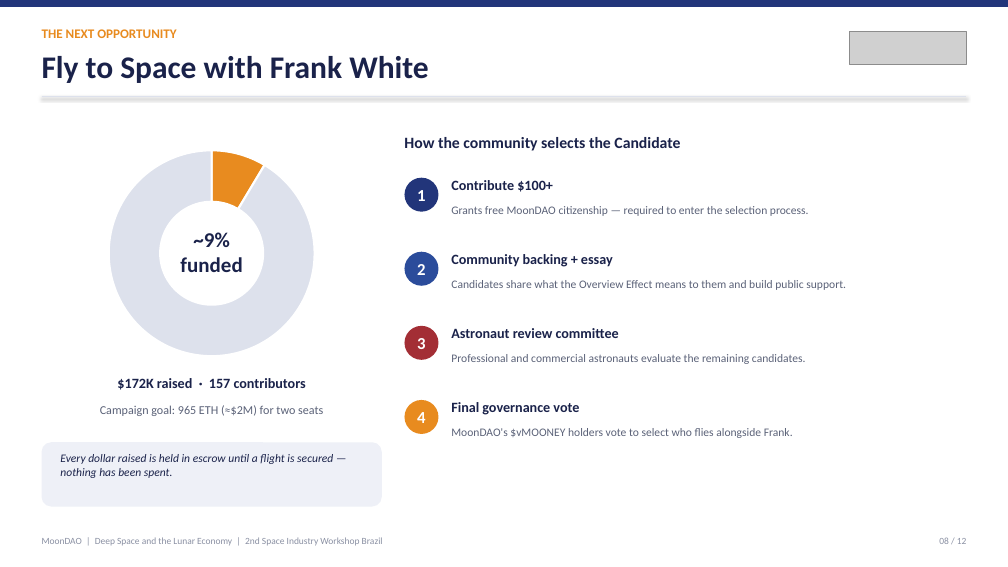
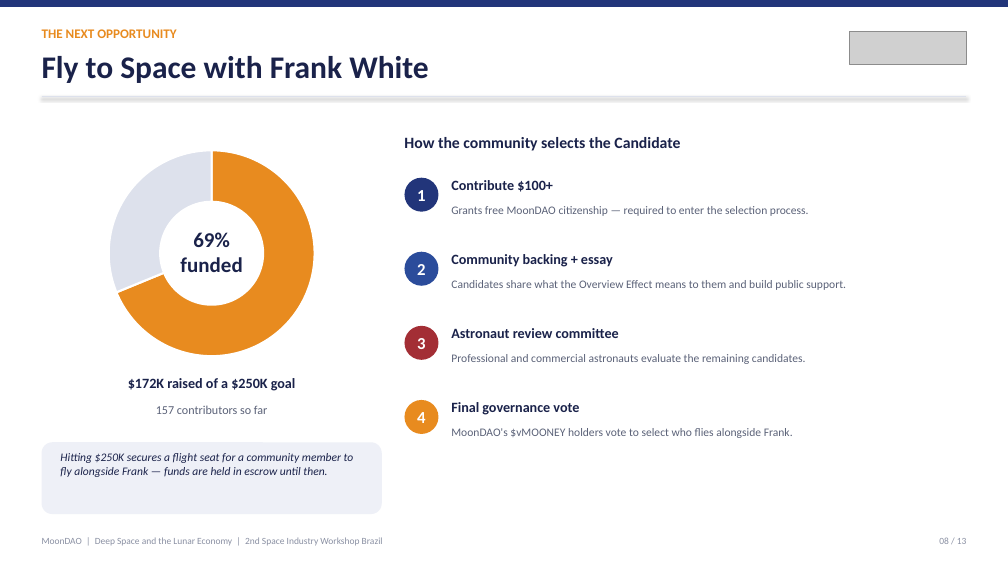
Before and after one commit to Official-MoonDao/MoonDAO, a slide deck: slide 8 of presentations/rio-innovation-week-2026/dist/MoonDAO_Rio_Innovation_Week.pptx. Drawn at 1008x567 pixels with LibreOffice and Linux fonts; fonts in the diff are those of the drawing; grey boxes stand for pictures. Boxes give left, top, right and bottom in pixels: in the first picture for what was removed or moved away, otherwise in the second. Text is boxed around its words. In the diff, an @@ line names an element or a change of style, - is before the commit and + after.

```diff
--- a/presentations/rio-innovation-week-2026/dist/MoonDAO_Rio_Innovation_Week.pptx
+++ b/presentations/rio-innovation-week-2026/dist/MoonDAO_Rio_Innovation_Week.pptx
@@ doughnut chart at [83, 140, 340, 367] @@
@@ Series 1, 1: 9 to 69 @@
@@ Series 1, 2: 91 to 31 @@
@@ text at [193, 232, 230, 247]: text changed @@
-~9%
+69%
@@ text at [128, 378, 296, 391]: text changed @@
-$172K raised · 157 contributors
+$172K raised of a $250K goal
@@ text at [156, 405, 267, 414]: text changed @@
-Campaign goal: 965 ETH (≈$2M) for two seats
+157 contributors so far
@@ rounded rectangle: place and size @@
-rounded rectangle at [42, 442, 382, 507]
+rounded rectangle at [42, 442, 382, 514]
@@ text at [60, 453, 354, 477]: text changed @@
-Every dollar raised is held in escrow until a flight is secured — nothing has been spent.
+Hitting $250K secures a flight seat for a community member to fly alongside Frank — funds are held in escrow until then.
```
Also in this commit, not shown: 9 other slides changed, 2 slides added, 1 slide removed, 4 other files.
